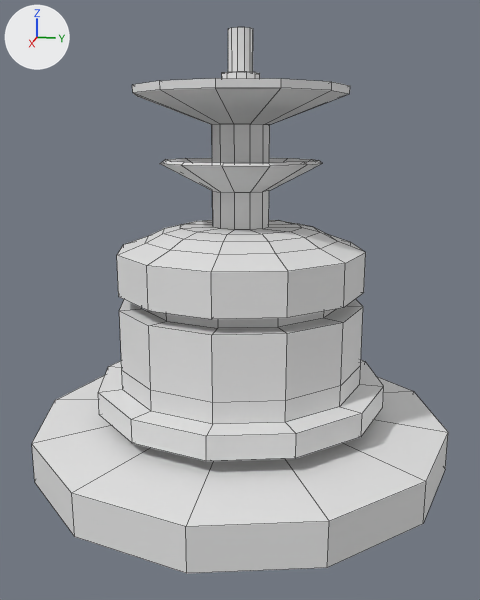
An edit to the Blender file Assets/BlenderModels/gun.blend, drawn before and after from the same camera.
Camera for both pictures: a 50 mm camera at (1.521, 0.303, 0.273) aimed at (0.025, 0.004, -0.101). The axes (+X, +Y, +Z) are drawn at upper left. The lights are the same throughout. Mesh edges are drawn as thin lines.
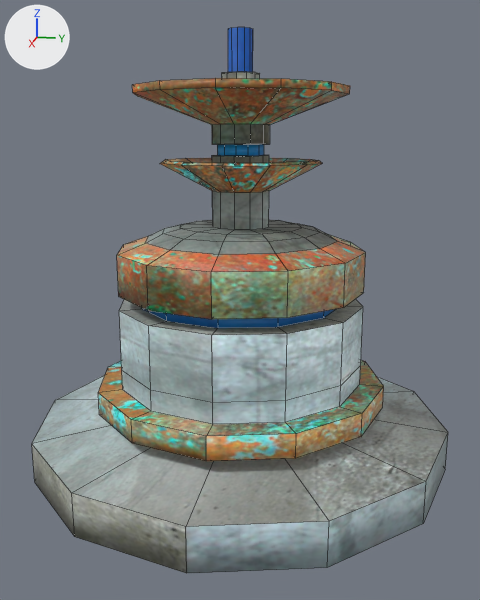
Boxes (x1, y1, x2, y2) around the edits, measured in the pictures (480 x 600 px):
```json
{"part": 1, "of": "me_cylinder", "change": "built on", "before": [212, 124, 270, 163], "after": [212, 124, 270, 163]}
{"part": 2, "of": "me_cylinder", "change": "recoloured", "before": [98, 78, 384, 461], "after": [98, 78, 384, 461], "on screen": "grey to brown"}
{"part": 3, "of": "me_cylinder", "change": "recoloured", "before": [141, 27, 336, 461], "after": [141, 27, 336, 461], "on screen": "grey to blue"}
{"part": 4, "of": "me_cylinder", "change": "recoloured", "before": [32, 72, 448, 573], "after": [32, 72, 448, 573], "on screen": "white to grey"}
```

Scene script edits in JSON lines:
```json
{"op": "add", "block": "img_nastybrushedmetal_jpg", "code": ["img_nastybrushedmetal_jpg = load_image('nastyBrushedMetal.jpg', 'Textures/nastyBrushedMetal.jpg', 1600, 1200, 'sRGB')"]}
{"op": "add", "block": "img_blueshimmer_jpg", "code": ["img_blueshimmer_jpg = load_image('blueShimmer.jpg', 'Textures/blueShimmer.jpg', 1332, 850, 'sRGB')"]}
{"op": "add", "block": "img_rustedbluecopper_jpg", "code": ["img_rustedbluecopper_jpg = load_image('rustedBlueCopper.jpg', 'Textures/rustedBlueCopper.jpg', 3510, 2550, 'sRGB')"]}
{"op": "add", "block": "mat_brushedmat", "code": ["mat_brushedmat = principled_material('brushedMat')", "mat_brushedmat.texture = img_nastybrushedmetal_jpg"]}
{"op": "add", "block": "mat_bluemat", "code": ["mat_bluemat = principled_material('blueMat')", "mat_bluemat.texture = img_blueshimmer_jpg"]}
{"op": "add", "block": "mat_coppermat", "code": ["mat_coppermat = principled_material('copperMat')", "mat_coppermat.texture = img_rustedbluecopper_jpg"]}
{"block": "me_cylinder", "where": "# used by ob_cylinder; location = (0.0, 0.0, 0.0)"}
{"op": "remove", "block": "me_cylinder", "code": "me_cylinder.from_pydata(...)  # 360 vertices, 350 faces; spans x -0.5..0.5, y -0.5..0.5, z -0.5..0.5"}
{"op": "add", "block": "me_cylinder", "code": "me_cylinder.from_pydata(...)  # 408 vertices, 398 faces; spans x -0.5..0.5, y -0.5..0.5, z -0.5..0.5"}
{"block": "me_cylinder", "change": "me_cylinder part 1"}
{"block": "me_cylinder", "change": "12 faces are deleted"}
{"block": "me_cylinder", "change": "12 vertices are added at x -0.054..0.054, y -0.054..0.054, z 0.231"}
{"block": "me_cylinder", "change": "12 new vertices lie (0.0, 0.0, -0.043) away from vertices in x -0.067..0.067, y -0.067..0.067, z 0.299"}
{"block": "me_cylinder", "change": "12 new vertices lie (0.0, 0.0, 0.064) away from vertices in x -0.067..0.067, y -0.067..0.067, z 0.167"}
{"block": "me_cylinder", "change": "12 new vertices lie (0.0, 0.0, 0.025) away from vertices in x -0.054..0.054, y -0.054..0.054, z 0.231"}
{"block": "me_cylinder", "change": "48 new faces join them, mat_brushedmat (picture img_nastybrushedmetal_jpg)"}
{"block": "me_cylinder", "change": "12 new faces join them, mat_bluemat (picture img_blueshimmer_jpg)"}
{"block": "me_cylinder", "change": "me_cylinder part 2: 132 faces spanning x -0.346..0.346, y -0.346..0.346, z -0.355..0.379 switch from no material to mat_coppermat (picture img_rustedbluecopper_jpg)"}
{"block": "me_cylinder", "change": "me_cylinder part 3: 37 faces spanning x -0.29..0.29, y -0.29..0.29, z -0.383..0.5 switch from no material to mat_bluemat (picture img_blueshimmer_jpg)"}
{"block": "me_cylinder", "change": "me_cylinder part 4: 169 faces spanning x -0.5..0.5, y -0.5..0.5, z -0.5..0.408 switch from no material to mat_brushedmat (picture img_nastybrushedmetal_jpg)"}
```
